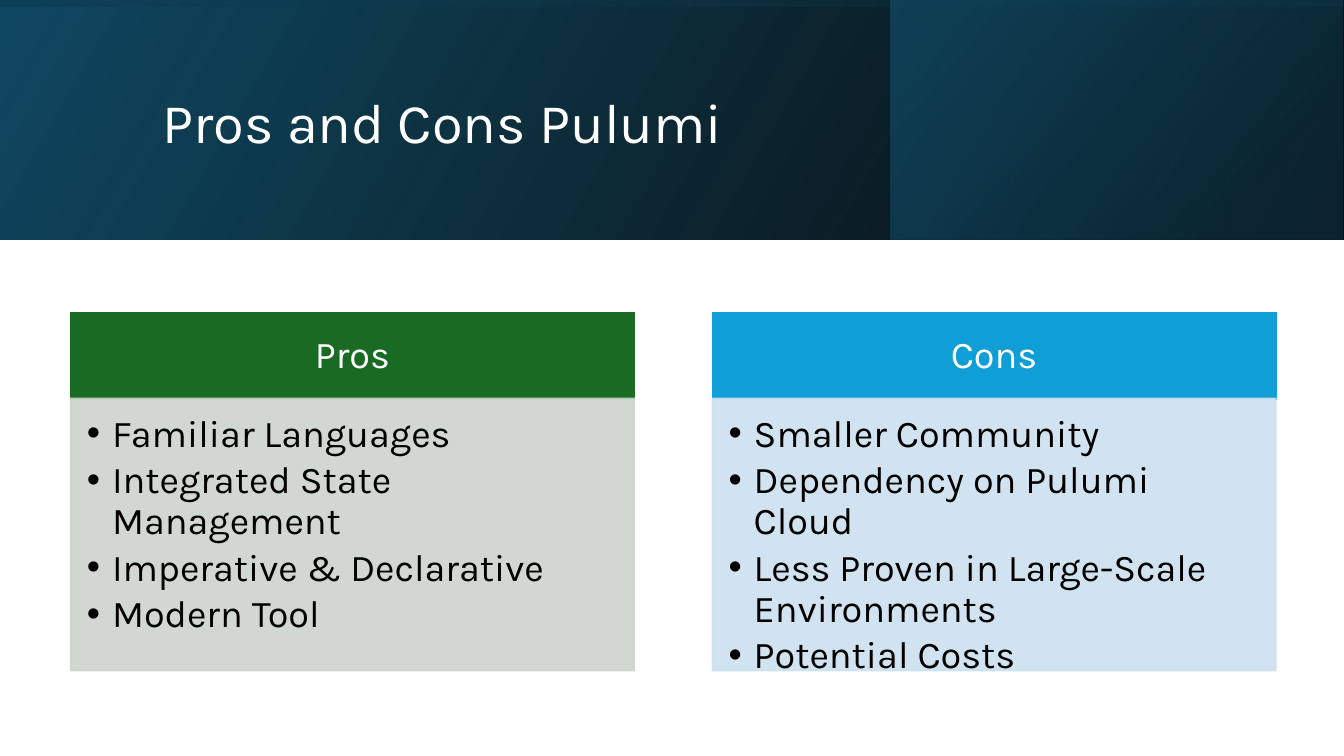
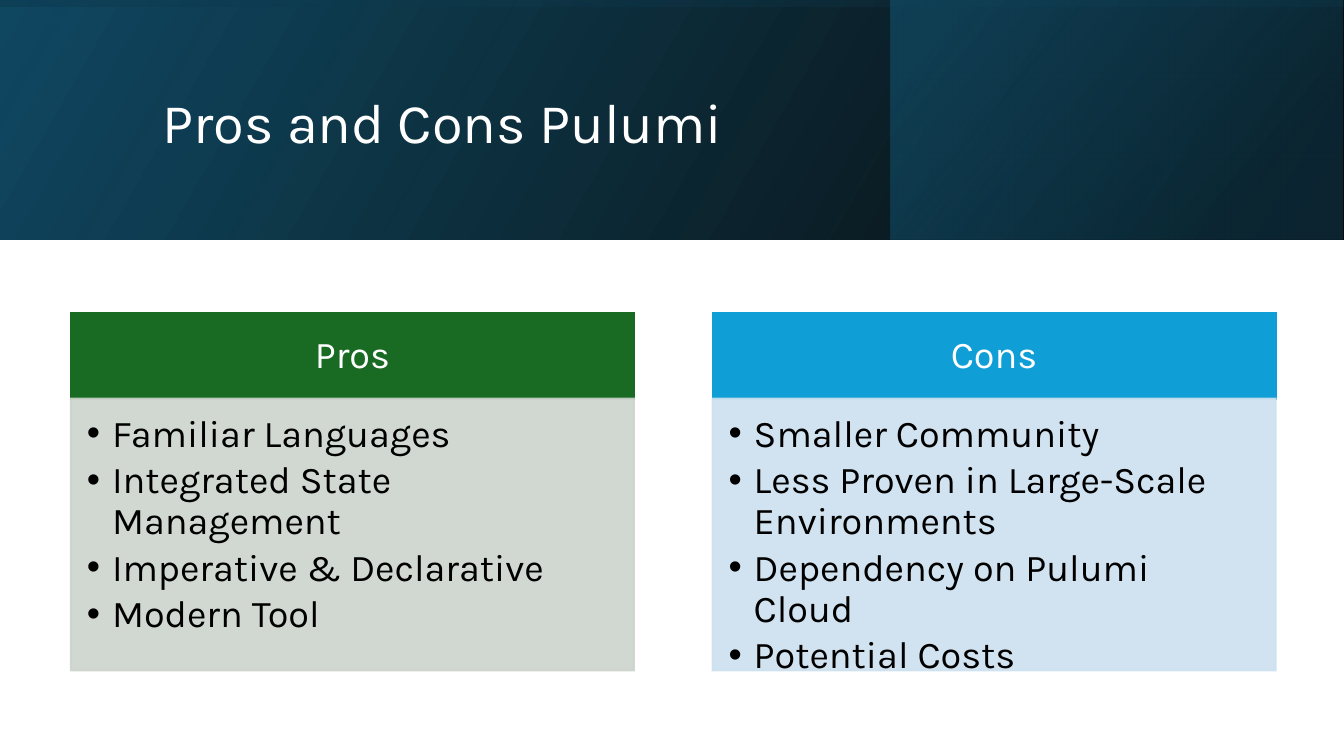
Before and after one commit to sebivenlo/esd-2024-terraform, a slide deck: slide 17 of Presentation/Terraform.pptx. Drawn at 1344x756 pixels with LibreOffice and Linux fonts; fonts in the diff are those of the drawing. Boxes give left, top, right and bottom in pixels: in the first picture for what was removed or moved away, otherwise in the second. Text is boxed around its words. In the diff, an @@ line names an element or a change of style, - is before the commit and + after.

```diff
--- a/Presentation/Terraform.pptx
+++ b/Presentation/Terraform.pptx
@@ text at [754,467,1206,535]: paragraph added @@
+  • Less Proven in Large-Scale Environments
@@ text at [754,555,1206,623]: paragraph removed @@
-  • Less Proven in Large-Scale Environments
```
Also in this commit, not shown: 2 other slides changed, 3 other files.
